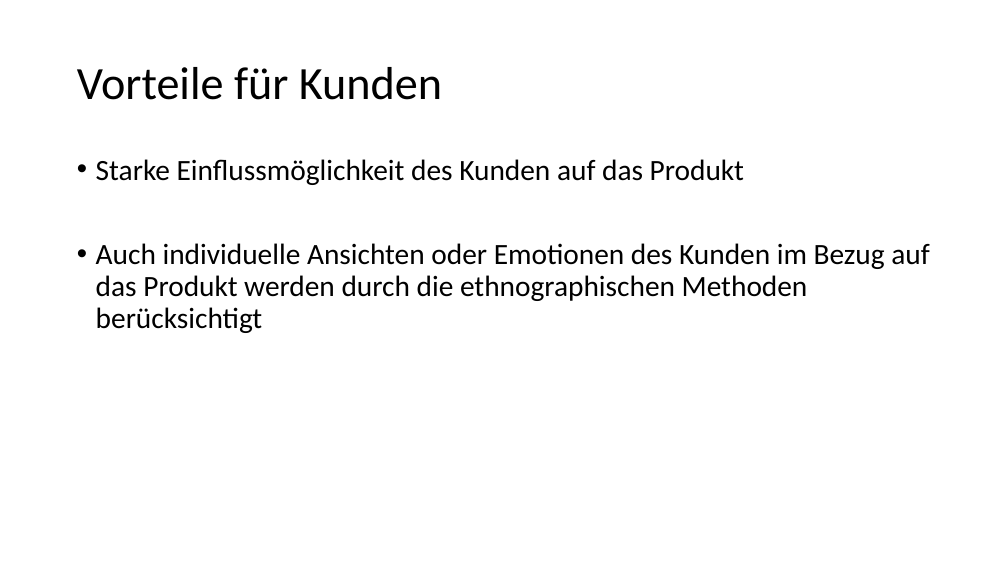
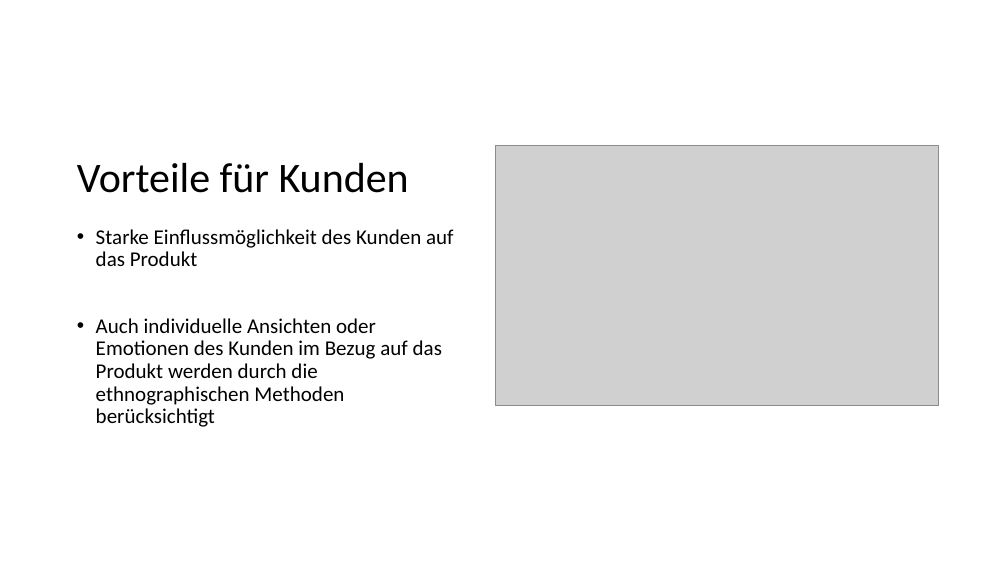
Before and after one commit to TimBoeckel/HCI-Sem-JourneyMaps, a slide deck: slide 14 of Praesentation/Präsentation_Tim.pptx (slide 11 before the commit). Drawn at 1008x567 pixels with LibreOffice and Linux fonts; fonts in the diff are those of the drawing; grey boxes stand for pictures. Boxes give left, top, right and bottom in pixels: in the first picture for what was removed or moved away, otherwise in the second. Text is boxed around its words. In the diff, an @@ line names an element or a change of style, - is before the commit and + after.

```diff
--- a/Praesentation/Präsentation_Tim.pptx
+++ b/Praesentation/Präsentation_Tim.pptx
@@ title "Vorteile für Kunden": place and size @@
-title "Vorteile für Kunden" at (77, 67, 442, 100)
+title "Vorteile für Kunden" at (77, 163, 409, 193)
@@ title "Vorteile für Kunden" at (77, 163, 409, 193): size 44 to 40 pt; vertical alignment middle to bottom @@
@@ picture added at (495, 145, 939, 405) @@
@@ text "Starke Einflussmöglichkeit des Kunden auf ...": place and size @@
-text "Starke Einflussmöglichkeit des Kunden auf ..." at (96, 159, 929, 333)
+text "Starke Einflussmöglichkeit des Kunden auf ..." at (96, 229, 454, 427)
@@ text "Starke Einflussmöglichkeit des Kunden auf ..." at (96, 229, 454, 427): size 28 to 20 pt @@
```
Also in this commit, not shown: 7 other slides changed, 6 slides added, 1 slide removed.
